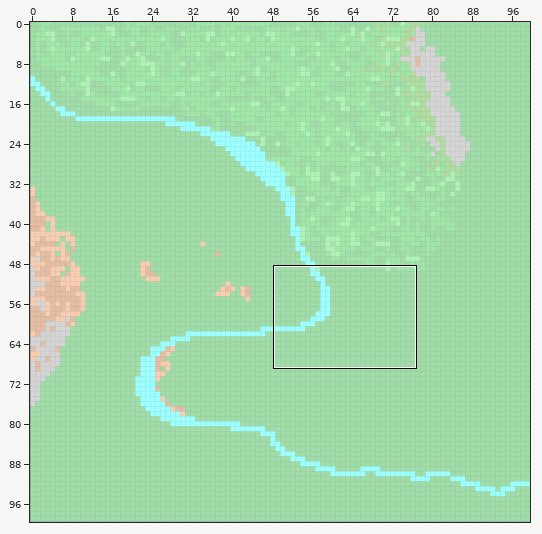
One commit to this Tiled map: FYP/Assets/Tiled/test.tmx. Above: a wide view before the commit, with the close-up outlined.
Close-up. Before:
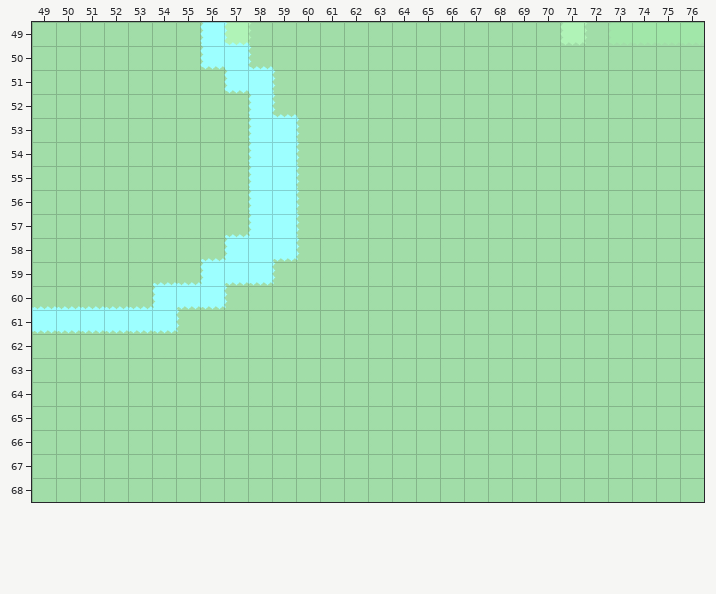
Cells are 54x54 px. Shown: x 49..76, y 49..68. The commit also changed other parts of the map, which this record leaves out.
Now the later version:
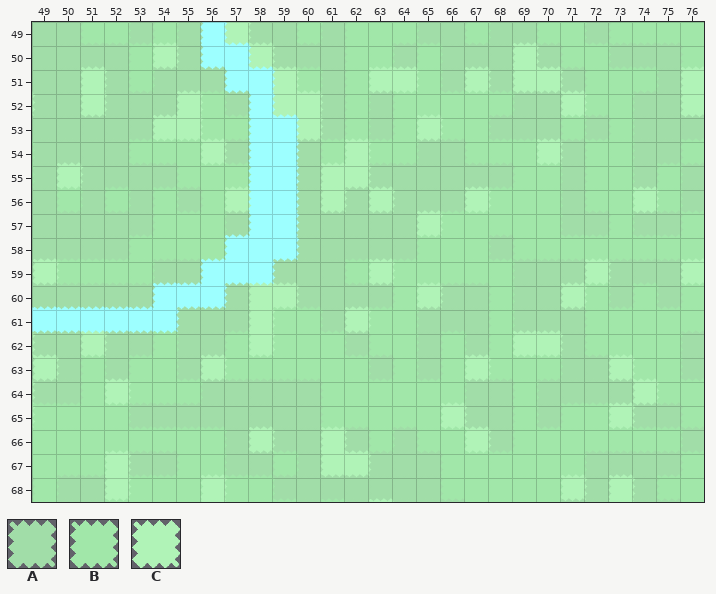
Key: from "grass_d": A 0; from "grass_d_2": B 0; from "grass_d_3": C 0.
_ is an empty cell.
What changed:
Layer "Tile Layer 1":
The author changed tile A to tile B in row 49 at x 54; in row 50 at x 53, 63 and 76; in row 51 at x 60, 62 and 65; in row 52 at x 56, 64 to 65, 67 and 72; in row 53 at x 56, 62, 64, 66 and 71; in row 54 at x 54 to 55, 61, 63 and 69.
The author changed tile A to tile B in row 55 at x 56 to 57 and 70; in row 56 at x 50, 56, 68, 73 and 75; in row 57 at x 66 to 67; in row 58 at x 65, 72 and 76; in row 59 at x 50, 62 and 64 to 65; in row 60 at x 64, 72 and 76.
The author changed tile A to tile B in row 61 at x 59 and 63; in row 62 at x 57, 59, 68 and 73; in row 63 at x 51, 57 to 58, 66, 68 to 70 and 74; in row 64 at x 51, 53, 66 and 75; in row 65 at x 49, 52, 61, 65 and 72; in row 66 at x 52, 66 and 73.
The author changed tile A to tile B in row 67 at x 51, 56, 67 and 71; in row 68 at x 53, 55, 57 and 70.
The author changed tile A to tile C in row 50 at x 54, 58 and 69; in row 51 at x 51, 59, 63 to 64, 67, 69 to 70 and 76; in row 52 at x 51, 55, 59 to 60, 71 and 76; in row 53 at x 54 to 55, 60 and 65; in row 54 at x 56, 62 and 70; in row 55 at x 50 and 61 to 62.
The author changed tile A to tile C in row 56 at x 57, 61, 63, 67 and 74; in row 57 at x 65; in row 59 at x 49, 63, 72 and 76; in row 60 at x 58 to 59, 65 and 71; in row 61 at x 58 and 62; in row 62 at x 51, 58 and 69 to 70.
The author changed tile A to tile C in row 63 at x 49, 56, 67 and 73; in row 64 at x 52 and 74; in row 65 at x 66 and 73; in row 66 at x 58, 61 and 67; in row 67 at x 52 and 61 to 62; in row 68 at x 52, 56, 71 and 73.
Pixel boxes of the changes (left, top, right, bottom) in both close-ups:
changed: (32, 22, 704, 502)
